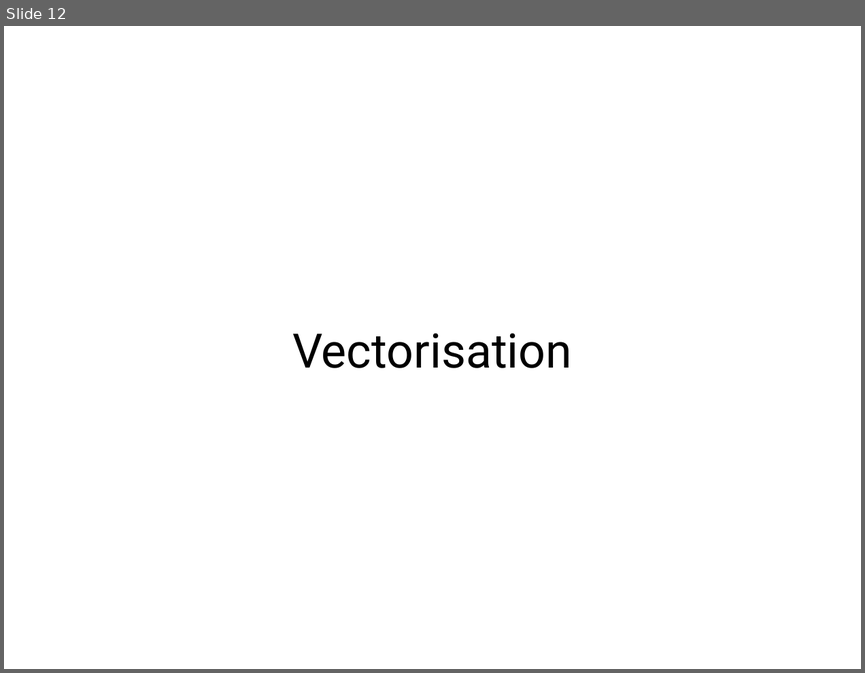
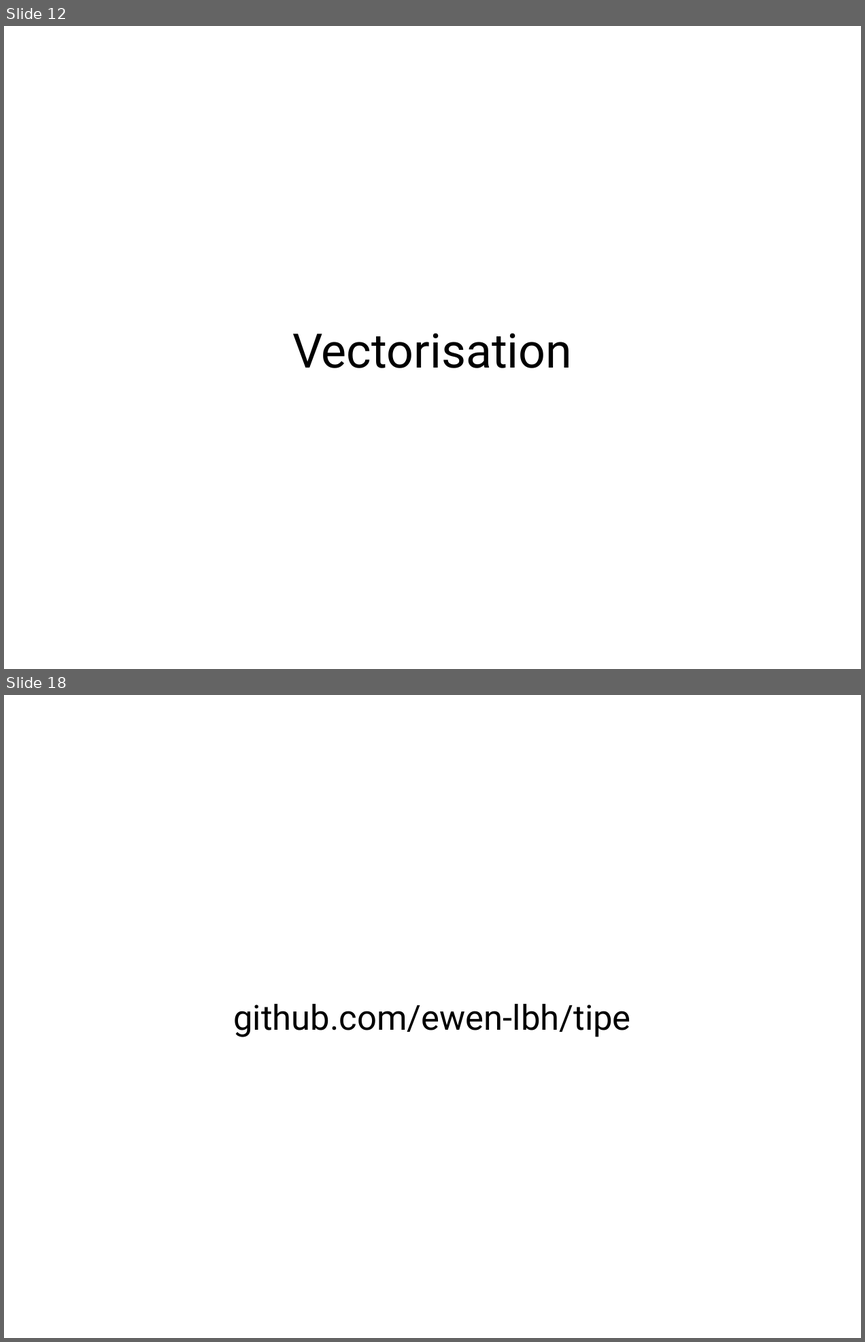
Before and after one commit to ewen-lbh/bone-fracture-detection, a slide deck: slides/mpsi/slides.odp. Shown one above the other, each under a label of ours: slide 12 before the commit, slides 12 and 18 after it; the slides between them are not shown. The pictures are 865x673 and 865x1342 pixels, drawn with LibreOffice and Linux fonts; fonts in the diff are those of the drawing. Boxes give left, top, right and bottom in pixels: in the first picture for what was removed or moved away, otherwise in the second. Text is boxed around its words. In the diff, an @@ line names an element or a change of style, - is before the commit and + after.

```diff
--- a/slides/mpsi/slides.odp
+++ b/slides/mpsi/slides.odp
@@ slide 18 added at [4, 695, 861, 1338], background #FFFFFF @@
@@ title added at [233, 1004, 631, 1037], 32 pt, text #000000 @@
+github.com/ewen-lbh/tipe
```
Also in this commit, not shown: 4 slides changed, 4 other slides added, 2 slides removed, 2 other files.
